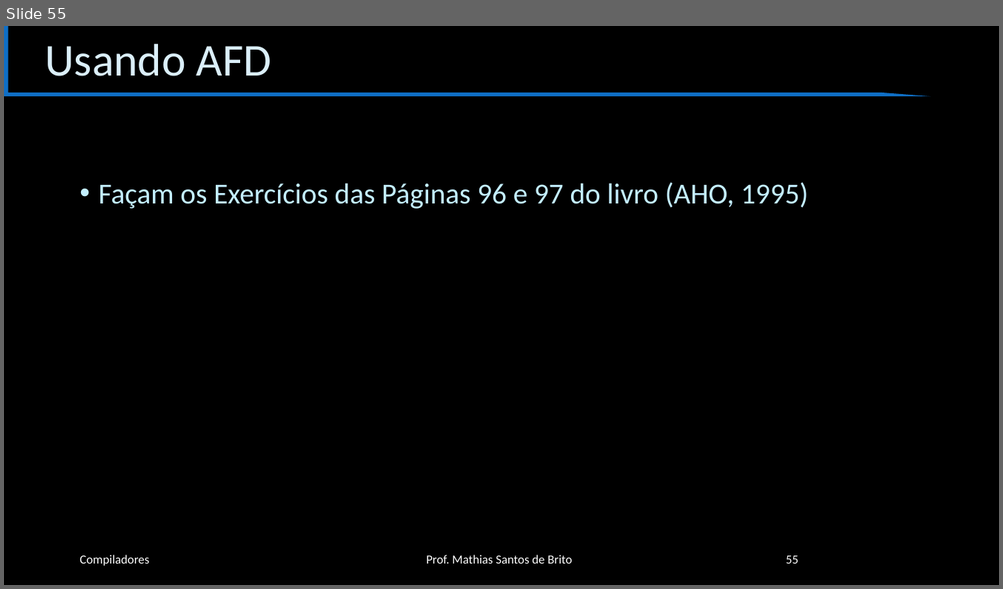
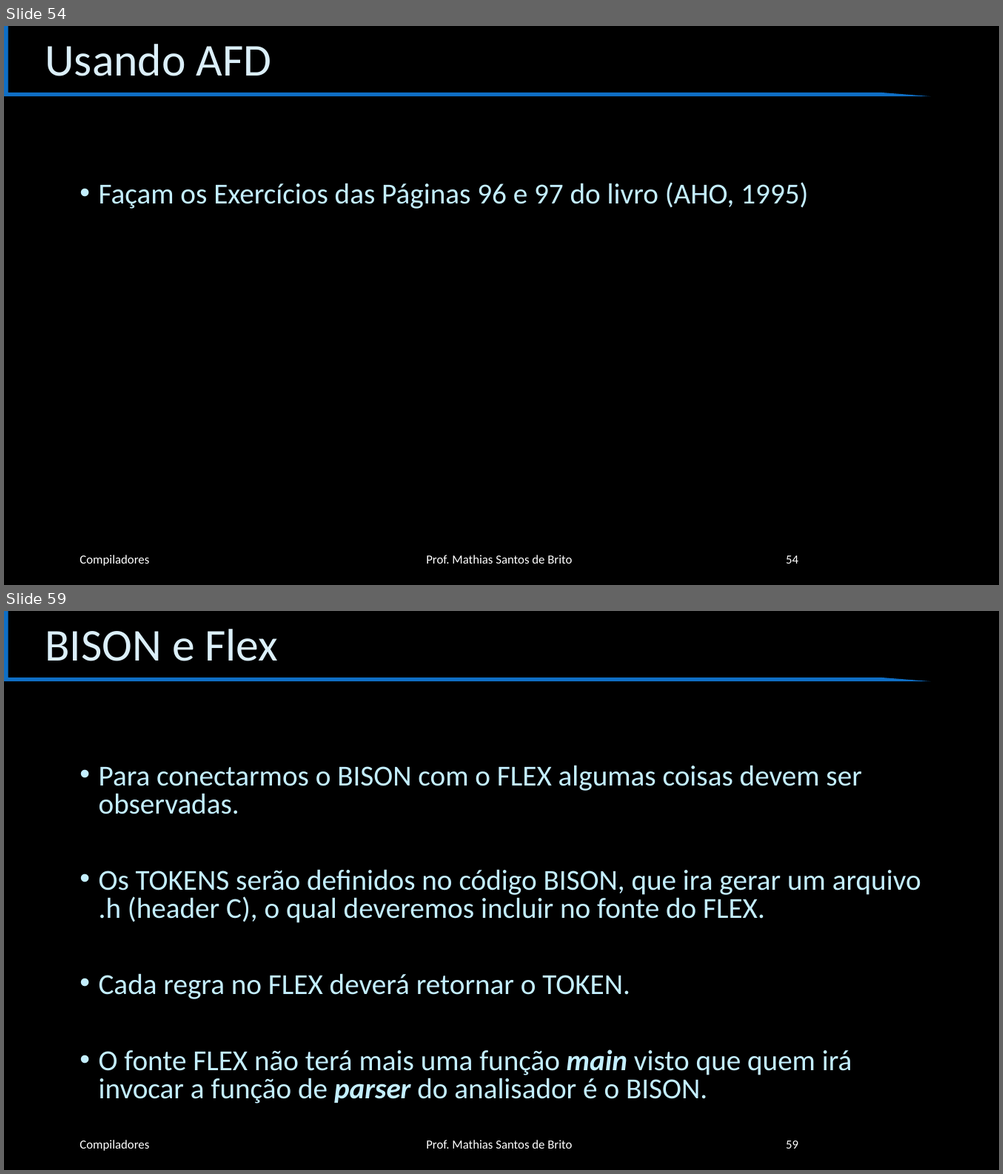
Before and after one commit to cet058-Org/2019.1, a slide deck: slides.pptx. Shown one above the other, each under a label of ours: slide 55 before the commit, slides 54 and 59 after it; the slides between them are not shown. The pictures are 1003x589 and 1003x1174 pixels, drawn with LibreOffice and Linux fonts; fonts in the diff are those of the drawing; background and template pictures are left out. Boxes give left, top, right and bottom in pixels: in the first picture for what was removed or moved away, otherwise in the second. Text is boxed around its words. In the diff, an @@ line names an element or a change of style, - is before the commit and + after.

```diff
--- a/slides.pptx
+++ b/slides.pptx
@@ slide 59 added at box(4, 611, 999, 1170), background #000000; not listed: 1 template element that a slide beside it also shows @@
@@ title added at box(45, 629, 279, 661), 44 pt, text #DBEFF9 @@
+BISON e Flex
@@ text added at box(99, 765, 921, 1104), 28 pt, text #C4EFFF @@
+• Para conectarmos o BISON com o FLEX algumas coisas devem ser observadas.
+• Os TOKENS serão definidos no código BISON, que ira gerar um arquivo .h (header C), o qual deveremos incluir no fonte do FLEX.
+• Cada regra no FLEX deverá retornar o TOKEN.
+• O fonte FLEX não terá mais uma função main visto que quem irá invocar a função de parser do analisador é o BISON.
@@ text added at box(79, 1140, 149, 1151), 12 pt, text #FFFFFF @@
+Compiladores
@@ text added at box(426, 1140, 572, 1149), 12 pt, text #FFFFFF @@
+Prof. Mathias Santos de Brito
@@ page number added at box(785, 1141, 798, 1149), 12 pt, text #FFFFFF @@
+59
@@ what was slide 55 is now slide 54 @@
@@ page number at box(785, 556, 798, 564): text changed @@
-55
+54
```
Also in this commit, not shown: 2 slides changed, 7 other slides added.
